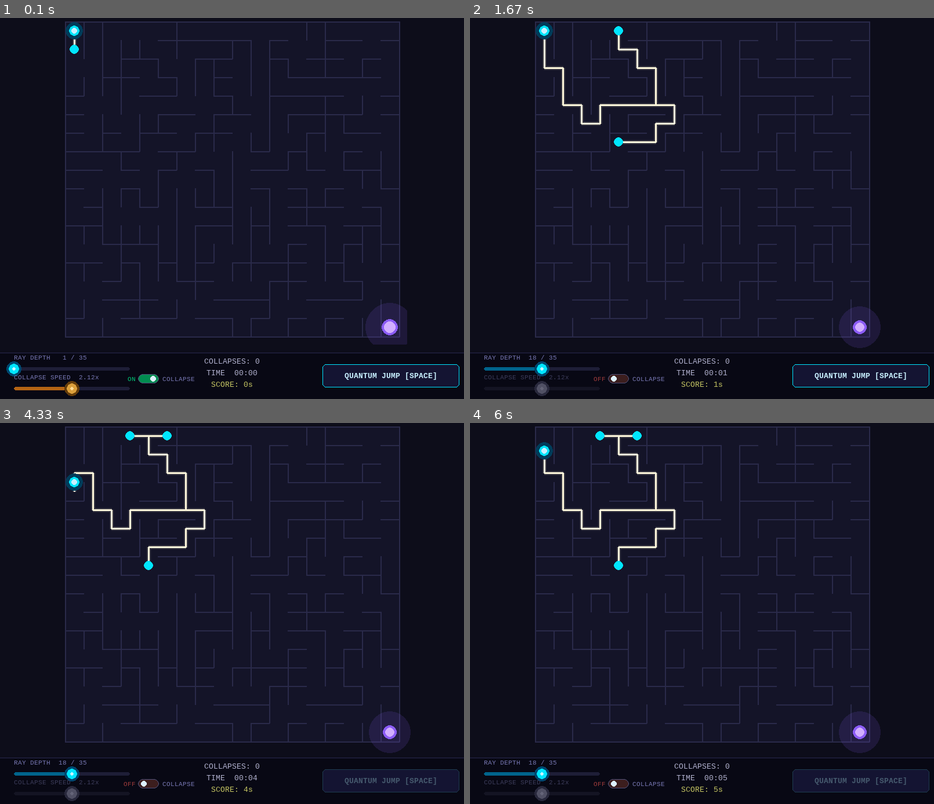
Above: before the commit, frames 1-4 (two rows, left to right).
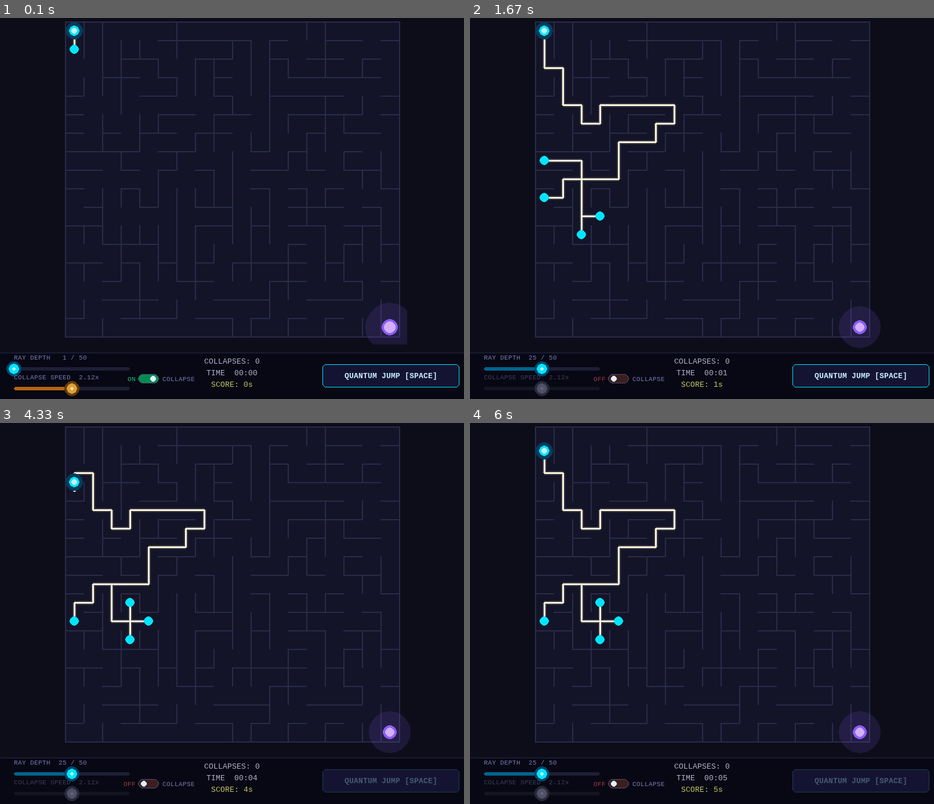
Above: after the commit, the same moments.

Repository: parzival1401/mobile_quantum-
Game: pygame game, started from quantum_maze/main.py
Same seed, same stepped clock (60 frames per second), same inputs: the game is played once before the commit and once after it.
Inputs (mouse positions are in pixels of both pictures, inside the frame that each line leads up to):
- Up to frame 1 (0.1 s): no input
- Up to frame 2 (1.67 s): click "QUANTUM JUMP [SPACE]" at 0.38 s; click (544, 368) at 0.72 s; tap W at 1 s; click (618, 379) at 1.38 s
- Up to frame 3 (4.33 s): tap S at 1.67 s; hold Up 2.5-2.97 s; hold Right 3-3.47 s; hold Down from 4.07 s (still down)
- Up to frame 4 (6 s): release Down at 4.37 s; hold Up 4.83-5.2 s; hold Down from 5.9 s (still down)

The runs differ from the first frame. In frame 1, less than 0.1% of the frame differs, in the area x 17-19%, y 88-90%; in frame 2, 1.0%; in frame 3, 1.0%, in the area x 12-41%, y 2-90%; in frame 4, 1.0%.

Commit message:
Extend ray depth max to 50
Co-Authored-By: Claude Sonnet 4.6 <noreply@anthropic.com>

Diff:
--- a/quantum_maze/ui.py
+++ b/quantum_maze/ui.py
@@ -75,11 +75,11 @@
         self._collapse_risk  = 0.0
         self._force_collapse = False
 
-    # ── Depth mapping — 1–35 ─────────────────────────────────────────────────
+    # ── Depth mapping — 1–50 ─────────────────────────────────────────────────
     @property
     def depth(self) -> int:
-        """BFS depth limit 1–35 mapped from slider value 0–100."""
-        return max(1, round(self.value / 100 * 35))
+        """BFS depth limit 1–50 mapped from slider value 0–100."""
+        return max(1, round(self.value / 100 * 50))
 
     # ── Collapse risk ─────────────────────────────────────────────────────────
     @property
@@ -134,7 +134,7 @@
     def draw(self, surface, collapse_enabled: bool = True):
         _init_fonts()
         depth_val = self.depth
-        lbl = _F_LABEL.render(f"RAY DEPTH  {depth_val:2d} / 35", True, SLIDER_LABEL_C)
+        lbl = _F_LABEL.render(f"RAY DEPTH  {depth_val:2d} / 50", True, SLIDER_LABEL_C)
         surface.blit(lbl, (self._rect.x, self._rect.y - 16))
 
         pygame.draw.rect(surface, SLIDER_TRACK_C, self._track, border_radius=3)
